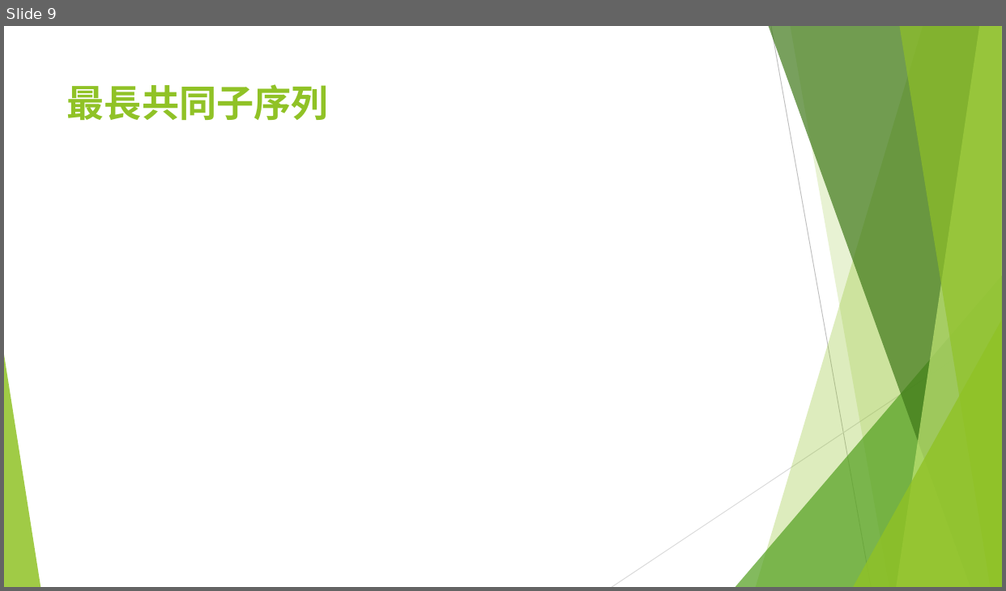
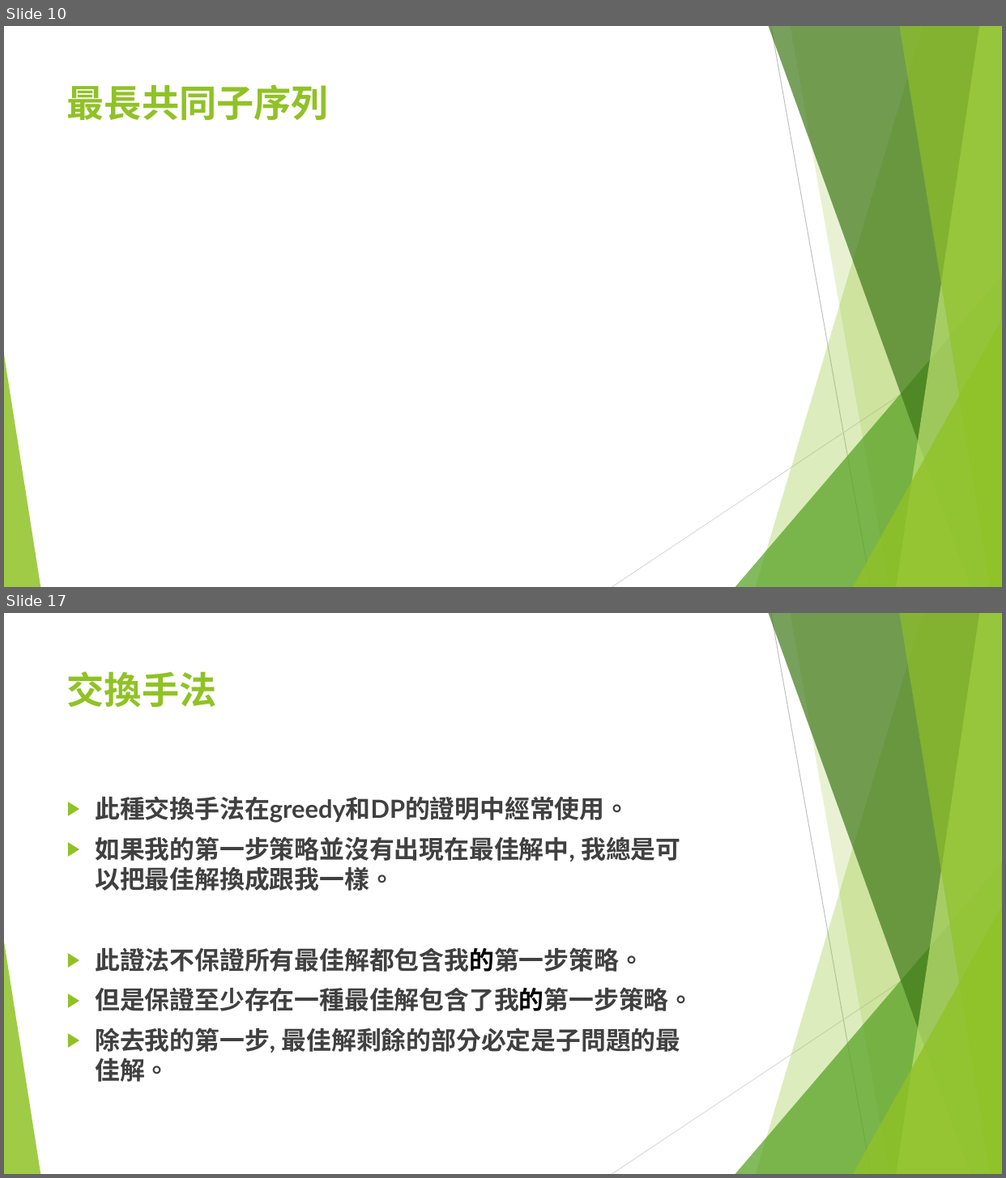
Before and after one commit to S920105123/DP2, a slide deck: presentation/進階動態規劃.pptx. Shown one above the other, each under a label of ours: slide 9 before the commit, slides 10 and 17 after it; the slides between them are not shown. The pictures are 1006x591 and 1006x1178 pixels, drawn with LibreOffice and Linux fonts; fonts in the diff are those of the drawing; grey boxes stand for pictures. Boxes give left, top, right and bottom in pixels: in the first picture for what was removed or moved away, otherwise in the second. Text is boxed around its words. In the diff, an @@ line names an element or a change of style, - is before the commit and + after.

```diff
--- a/presentation/進階動態規劃.pptx
+++ b/presentation/進階動態規劃.pptx
@@ slide 17 added at (4, 613, 1002, 1174), background #FFFFFF; not listed: 10 template elements that a slide beside it also shows @@
@@ title added at (67, 671, 217, 707), 36 pt, text #90C226, bold @@
+交換手法
@@ text added at (95, 796, 693, 1082), 24 pt, text #404040, bold @@
+▶ 此種交換手法在greedy和DP的證明中經常使用。
+▶ 如果我的第一步策略並沒有出現在最佳解中, 我總是可以把最佳解換成跟我一樣。
+▶ 此證法不保證所有最佳解都包含我的第一步策略。
+▶ 但是保證至少存在一種最佳解包含了我的第一步策略。
+▶ 除去我的第一步, 最佳解剩餘的部分必定是子問題的最佳解。
@@ what was slide 9 is now slide 10 @@
```
Also in this commit, not shown: 2 slides changed, 20 other slides added.
